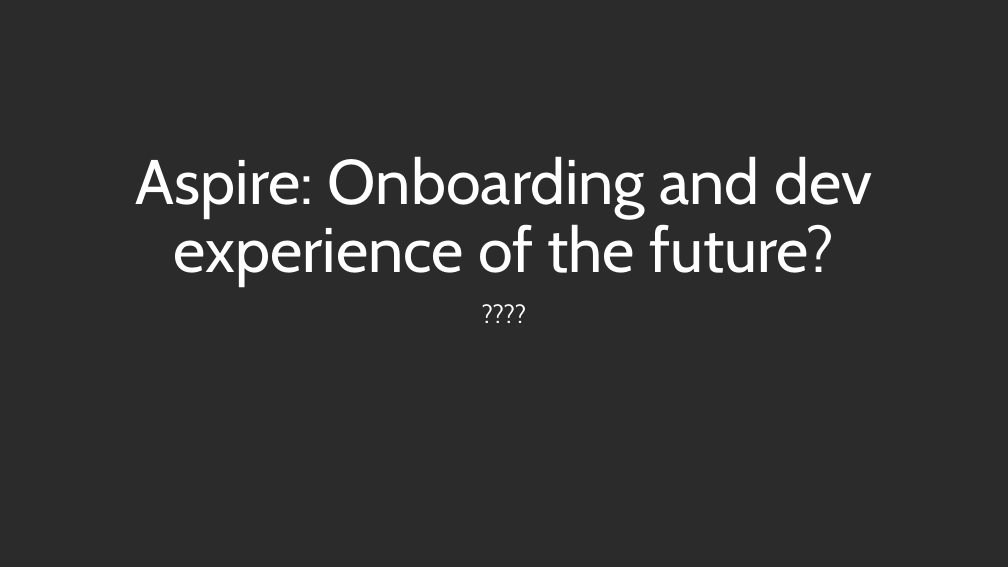
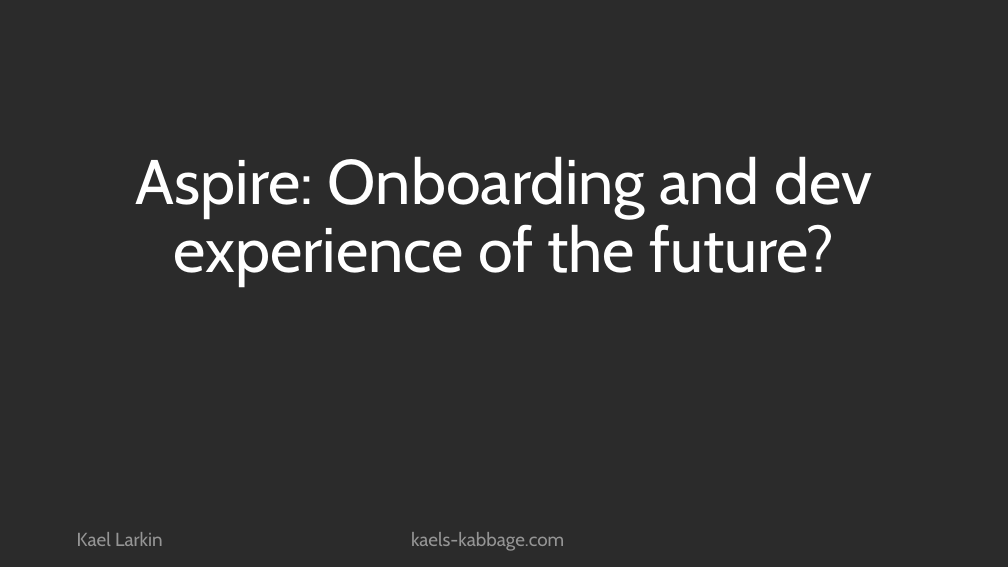
Before and after one commit to KFreon/Aspire-Onboarding-Talk, a slide deck: slide 1 of Aspire.pptx. Drawn at 1008x567 pixels with LibreOffice and Linux fonts; fonts in the diff are those of the drawing; background and template pictures are left out; a plain dark background stands for a picture behind light text. Boxes give left, top, right and bottom in pixels: in the first picture for what was removed or moved away, otherwise in the second. Text is boxed around its words. In the diff, an @@ line names an element or a change of style, - is before the commit and + after.

```diff
--- a/Aspire.pptx
+++ b/Aspire.pptx
@@ subtitle removed at (126, 298, 882, 435) @@
-????
@@ text added at (77, 532, 163, 546), 18 pt, text #FFFFFF at 50% opacity @@
+Kael Larkin
@@ text added at (411, 532, 564, 551), 18 pt, text #FFFFFF at 50% opacity @@
+kaels-kabbage.com
```
Also in this commit, not shown: 9 other slides changed, 1 slide added.
